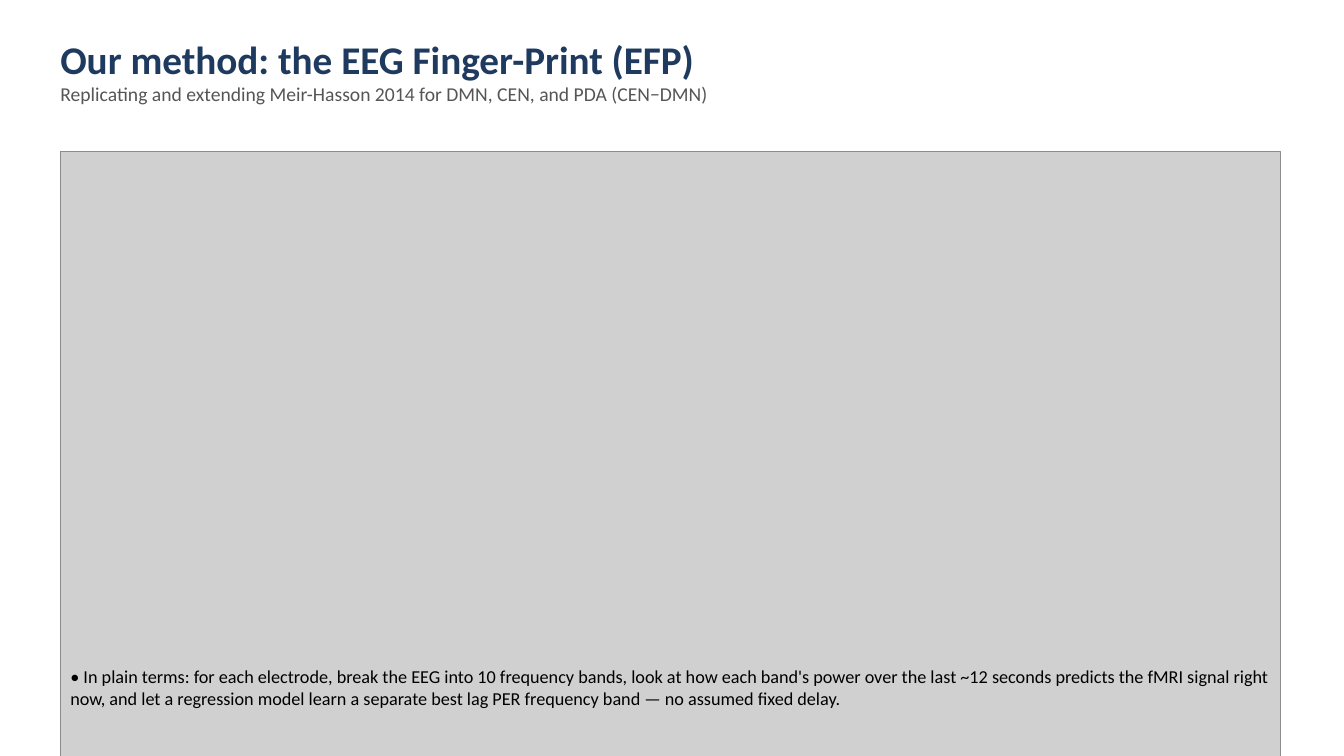
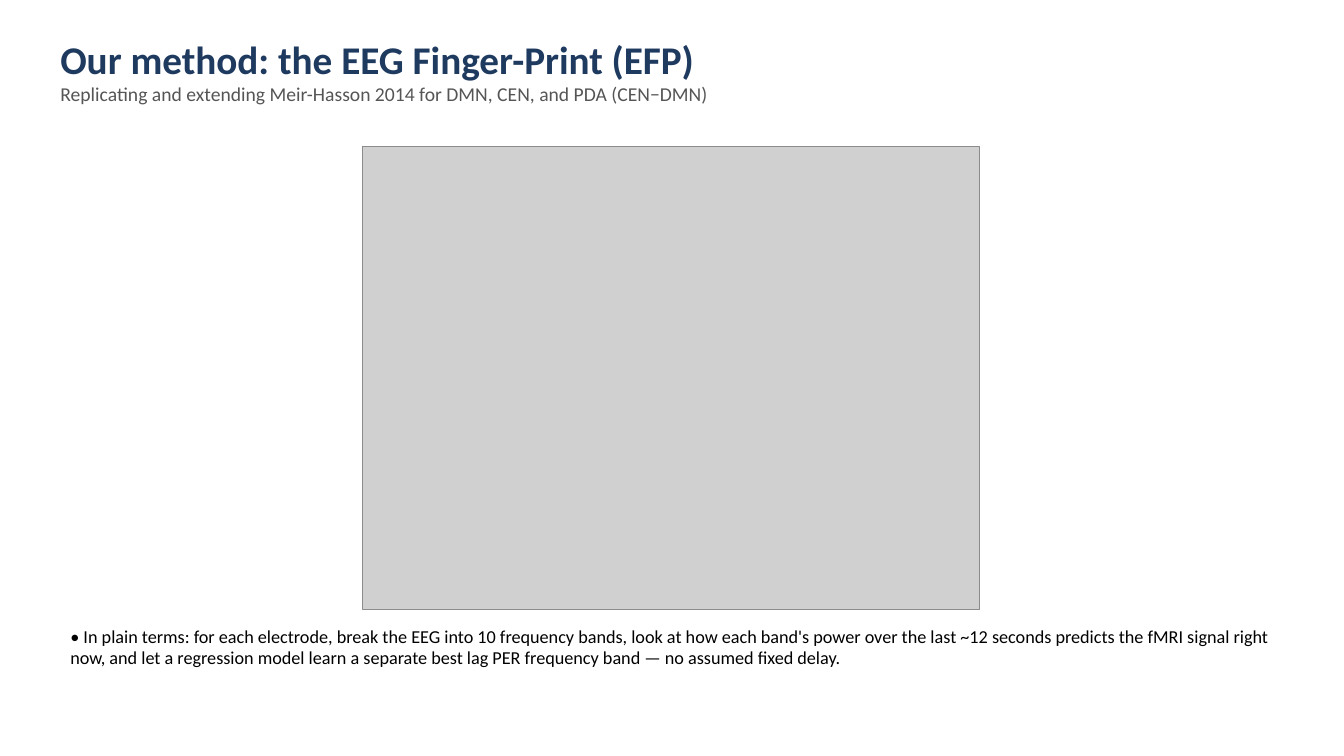
Before and after one commit to cccbauer/dmnelf, a slide deck: slide 11 of analysis/fingerprint/19_fingerprint/efp_meirhasson/Fingerprint_20260902.pptx. Drawn at 1344x756 pixels with LibreOffice and Linux fonts; fonts in the diff are those of the drawing; grey boxes stand for pictures. Boxes give left, top, right and bottom in pixels: in the first picture for what was removed or moved away, otherwise in the second. Text is boxed around its words. In the diff, an @@ line names an element or a change of style, - is before the commit and + after.

```diff
--- a/analysis/fingerprint/19_fingerprint/efp_meirhasson/Fingerprint_20260902.pptx
+++ b/analysis/fingerprint/19_fingerprint/efp_meirhasson/Fingerprint_20260902.pptx
@@ picture: place and size @@
-picture at (60, 151, 1280, 756)
+picture at (363, 146, 980, 610)
@@ text "• In plain terms: for ...": place and size @@
-text "• In plain terms: for ..." at (70, 670, 1269, 708)
+text "• In plain terms: for ..." at (70, 630, 1269, 667)
```
Also in this commit, not shown: 4 slides added, 4 slides removed, 1 other file.
